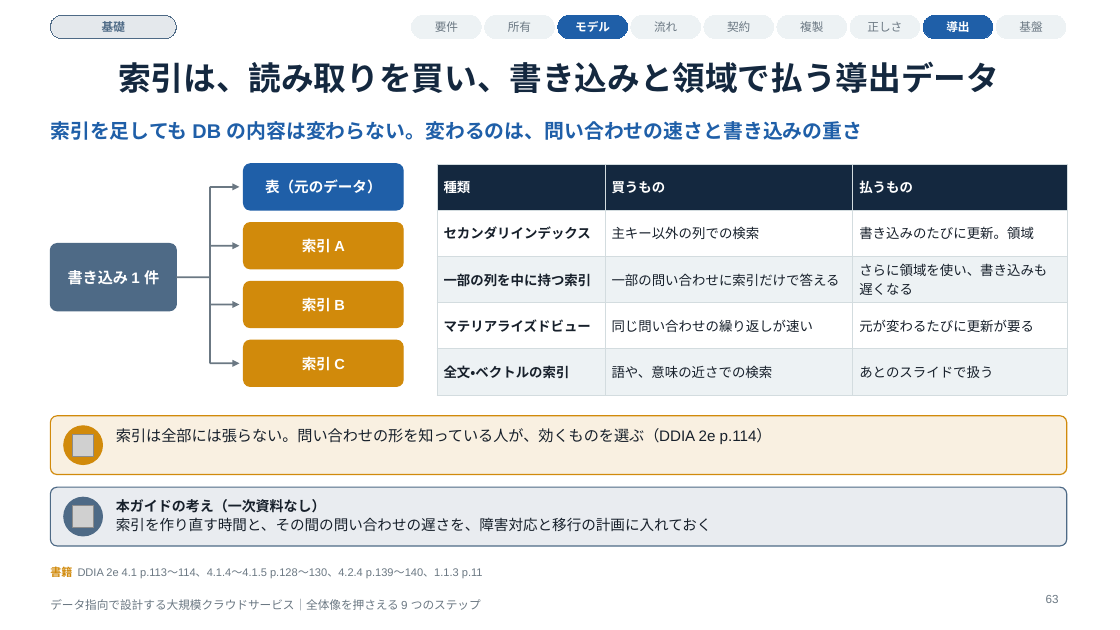
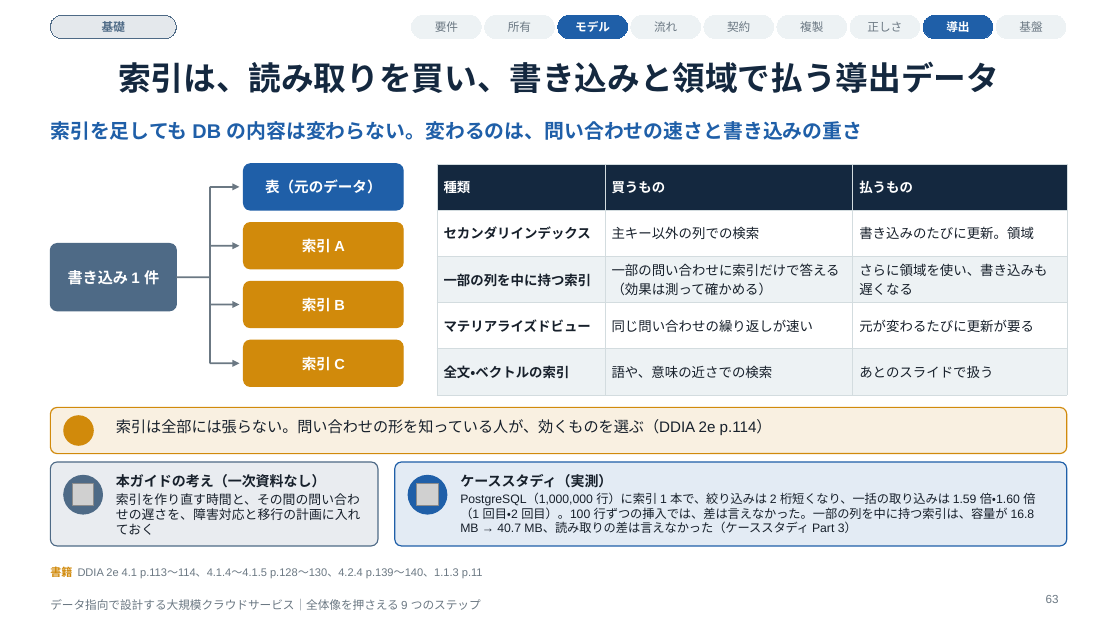
Before and after one commit to Takenori-Kusaka/data-intensive-design-guide, a slide deck: slide 63 of slides/data-intensive-design-guide.pptx. Drawn at 1120x630 pixels with LibreOffice and Linux fonts; fonts in the diff are those of the drawing; grey boxes stand for pictures; background and template pictures are left out. Boxes give left, top, right and bottom in pixels: in the first picture for what was removed or moved away, otherwise in the second. Text is boxed around its words. In the diff, an @@ line names an element or a change of style, - is before the commit and + after.

```diff
--- a/slides/data-intensive-design-guide.pptx
+++ b/slides/data-intensive-design-guide.pptx
@@ table at <box>437,164,1067,383</box> @@
-row 3, column 2: 一部の問い合わせに索引だけで答える
+row 3, column 2: 一部の問い合わせに索引だけで答える（効果は測って確かめる）
@@ rounded rectangle: place and size @@
-rounded rectangle at <box>50,416,1067,475</box>
+rounded rectangle at <box>50,408,1067,454</box>
@@ rounded rectangle at <box>50,408,1067,454</box>: proportions changed @@
@@ ellipse: place and size @@
-ellipse at <box>64,426,103,465</box>
+ellipse at <box>64,416,93,445</box>
@@ text "索引は全部には張らない。問い合わせの形を知っている人が、効くものを選ぶ（DDIA 2e p.114）": place and size @@
-text "索引は全部には張らない。問い合わせの形を知っている人が、効くものを選ぶ（DDIA 2e p.114）" at <box>116,428,772,444</box>
+text "索引は全部には張らない。問い合わせの形を知っている人が、効くものを選ぶ（DDIA 2e p.114）" at <box>116,419,772,435</box>
@@ picture removed at <box>72,434,94,456</box> @@
@@ rounded rectangle at <box>50,462,378,546</box>: proportions changed @@
@@ rounded rectangle: place and size @@
-rounded rectangle at <box>50,487,1067,546</box>
+rounded rectangle at <box>50,462,378,546</box>
@@ ellipse: place and size @@
-ellipse at <box>64,497,103,536</box>
+ellipse at <box>64,476,103,514</box>
@@ text "本ガイドの考え（一次資料なし）": place and size @@
-text "本ガイドの考え（一次資料なし）" at <box>116,499,712,531</box>
+text "本ガイドの考え（一次資料なし）" at <box>116,474,361,535</box>
@@ rounded rectangle added at <box>395,462,1067,546</box>, fill #1F5FA8 at 12% opacity, outline #1F5FA8 1 pt @@
@@ ellipse added at <box>408,476,447,514</box>, fill #1F5FA8, outline #1F5FA8 1 pt @@
@@ text added at <box>460,474,1035,533</box>, 10.5 pt, text #17202B @@
+ケーススタディ（実測）
+PostgreSQL（1,000,000 行）に索引 1 本で、絞り込みは 2 桁短くなり、一括の取り込みは 1.59 倍・1.60 倍（1 回目・2 回目）。100 行ずつの挿入では、差は言えなかった。一部の列を中に持つ索引は、容量が 16.8 MB → 40.7 MB、読み取りの差は言えなかった（ケーススタディ Part 3）
@@ picture: place and size @@
-picture at <box>72,506,94,528</box>
+picture at <box>72,484,94,506</box>
@@ text at <box>116,493,361,535</box>: size 12.5 to 11 pt in "索引を作り直す時間と、その間の問い合わせの遅さを、障害対応と移行の計画に入れておく" @@
@@ picture added at <box>417,484,439,506</box> @@
```
Also in this commit, not shown: 48 other slides changed, 54 other files.
